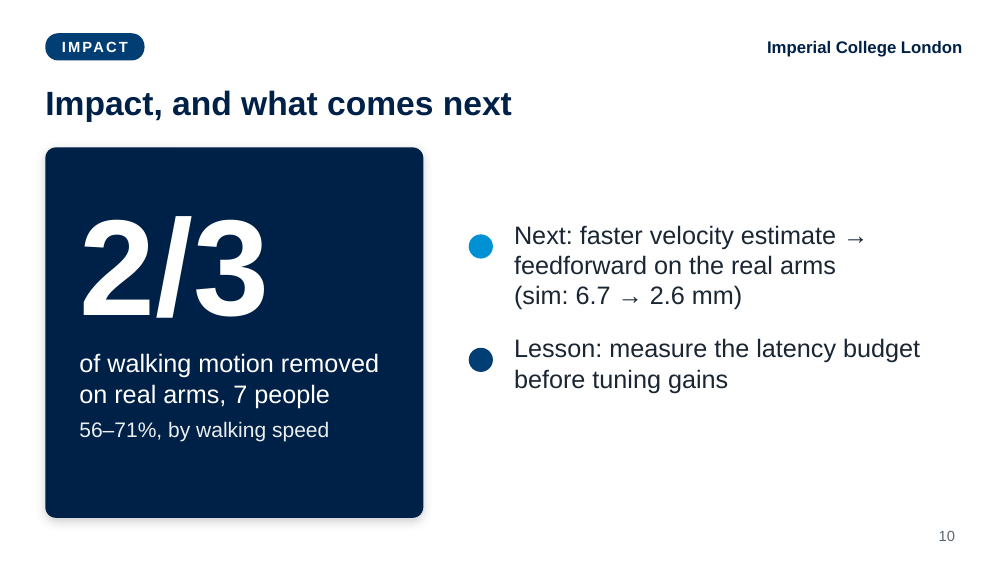
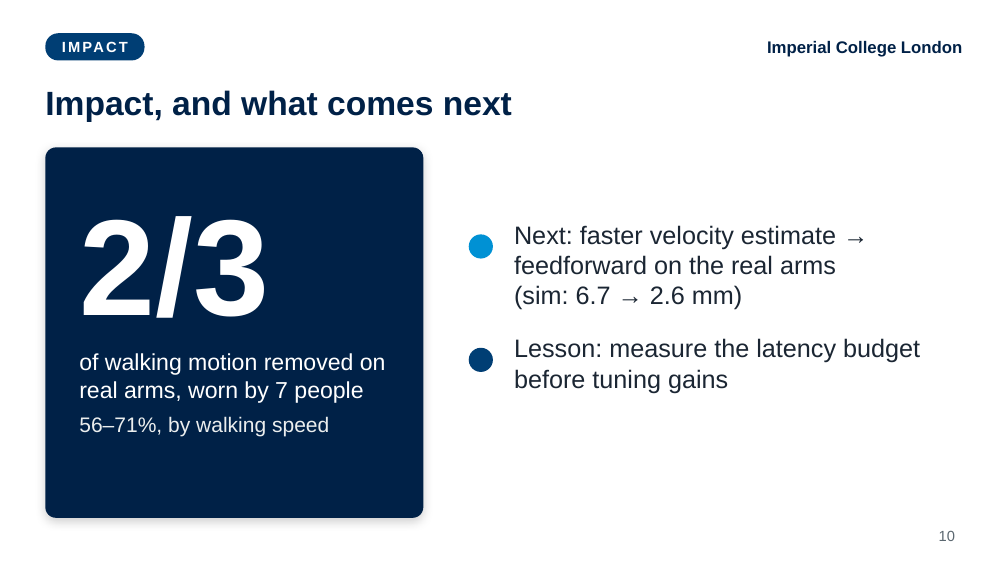
Before and after one commit to fechachris4/HumanSL_MAIN, a slide deck: slide 10 of presentation/World_Stable_Supernumerary_Effectors_Akabueze.pptx. Drawn at 1008x567 pixels with LibreOffice and Linux fonts; fonts in the diff are those of the drawing. Boxes give left, top, right and bottom in pixels: in the first picture for what was removed or moved away, otherwise in the second. Text is boxed around its words. In the diff, an @@ line names an element or a change of style, - is before the commit and + after.

```diff
--- a/presentation/World_Stable_Supernumerary_Effectors_Akabueze.pptx
+++ b/presentation/World_Stable_Supernumerary_Effectors_Akabueze.pptx
@@ text at [79,353,386,403]: text changed; size 24 to 22 pt @@
-of walking motion removed on real arms, 7 people
+of walking motion removed on real arms, worn by 7 people
```
Also in this commit, not shown: 9 other slides changed, 1 other file.
